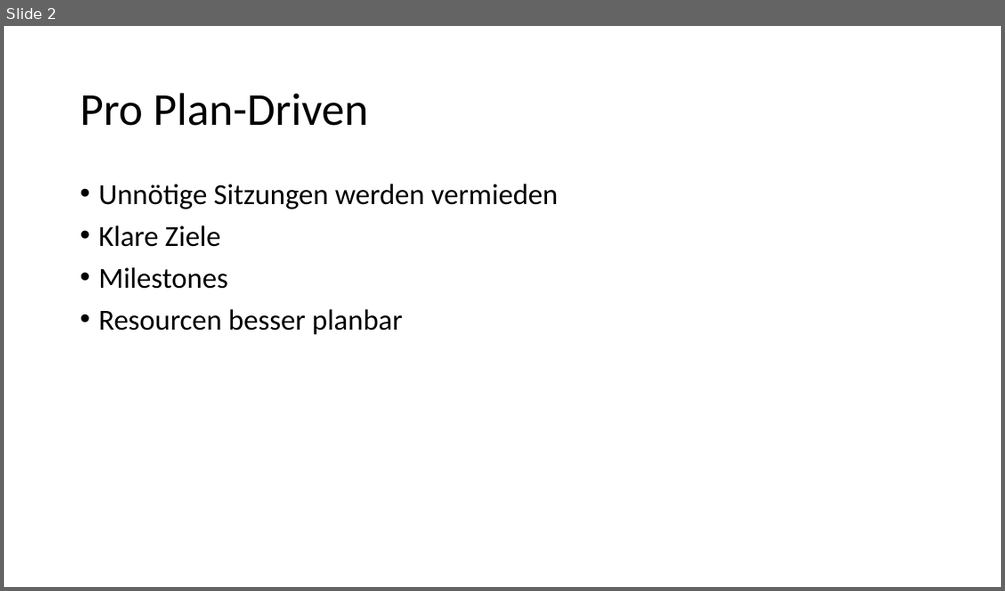
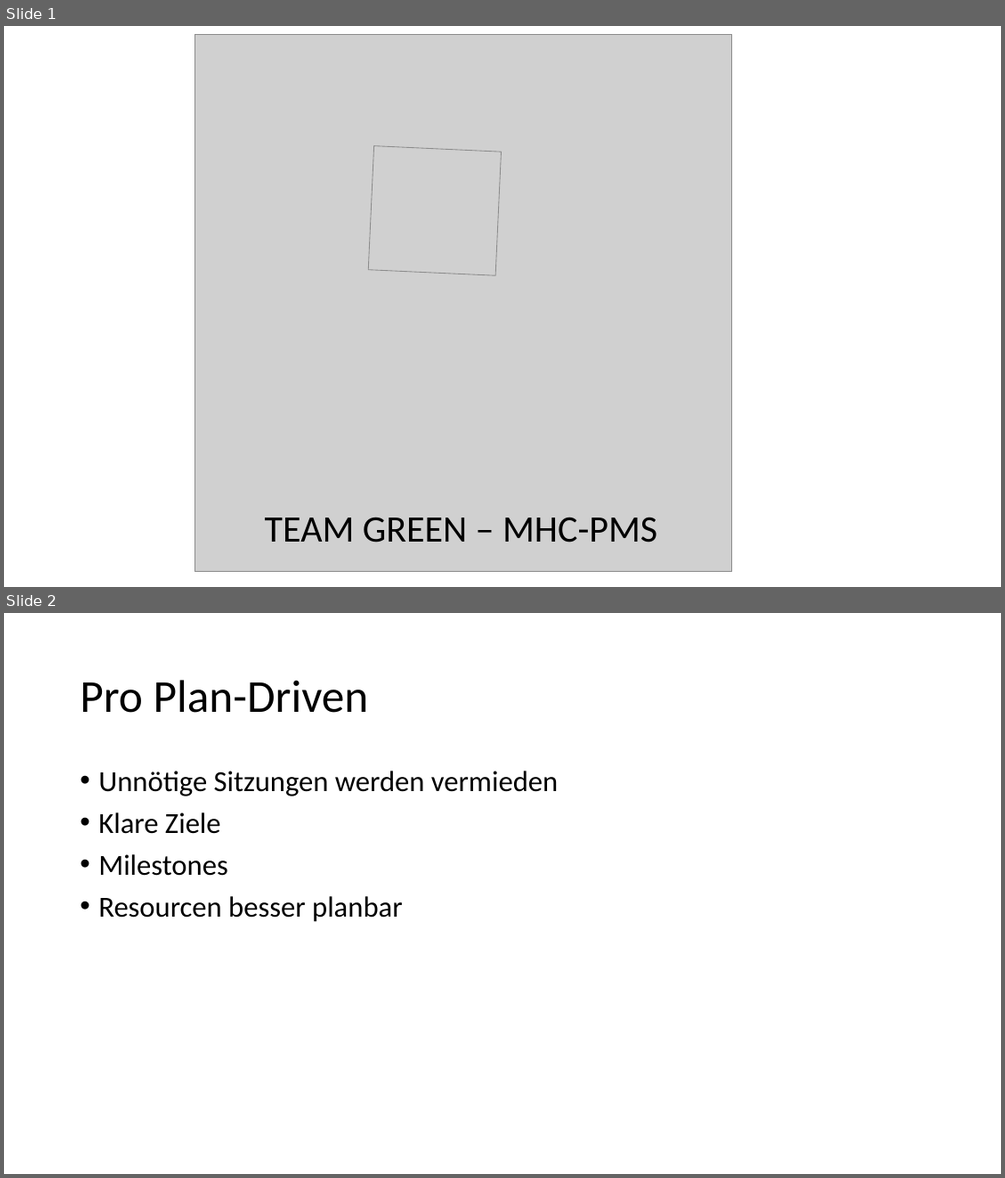
Before and after one commit to gitter-badger/ch.bfh.bti7081.s2016.green, a slide deck: doc/task02/presentation.pptx. Shown one above the other, each under a label of ours: slide 2 before the commit, slides 1 and 2 after it. The pictures are 1005x591 and 1005x1178 pixels, drawn with LibreOffice and Linux fonts; fonts in the diff are those of the drawing; grey boxes stand for pictures. Boxes give left, top, right and bottom in pixels: in the first picture for what was removed or moved away, otherwise in the second. Text is boxed around its words. In the diff, an @@ line names an element or a change of style, - is before the commit and + after.

```diff
--- a/doc/task02/presentation.pptx
+++ b/doc/task02/presentation.pptx
@@ slide 1 added at box(4, 26, 1001, 587), background #FFFFFF @@
@@ picture added at box(194, 34, 732, 572) @@
@@ picture added at box(368, 146, 501, 275) @@
@@ text added at box(265, 516, 657, 542), 36 pt, text #000000 @@
+TEAM GREEN – MHC-PMS
```
Also in this commit, not shown: 1 slide removed.
